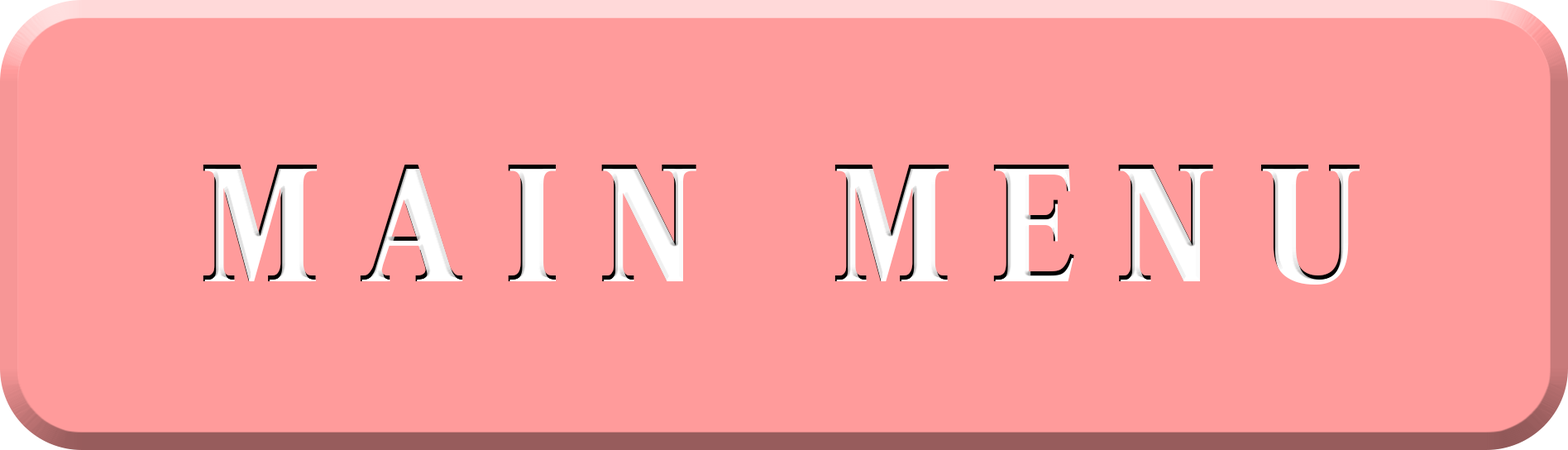
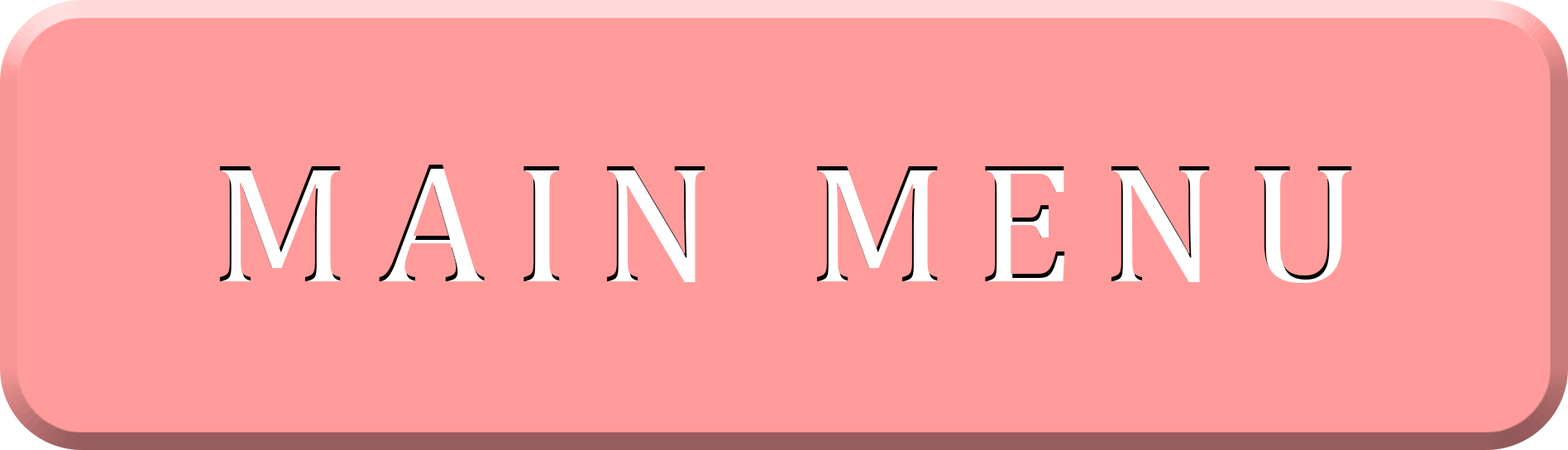
Layers edited between the first and the second 1568 × 450 image:
painted on "MAIN MENU" over <box>202,164,1360,285</box>
